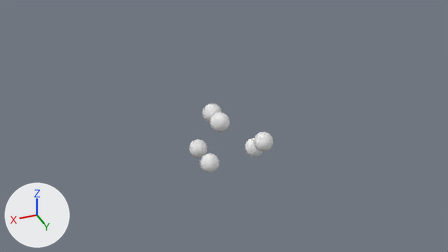
Renders of the Blender file BlenderVisualizations/dustAnimatorBPCA.blend from each side of a commit.
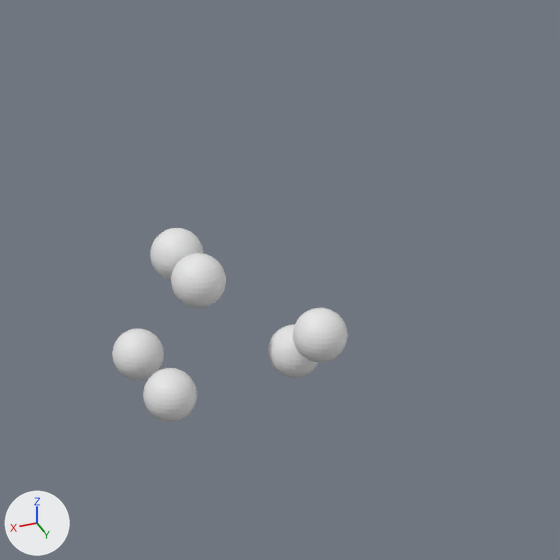
Old and new are each drawn from the file's camera 'Camera' and again close up on the part from 33% to 78% of the width and 9% to 88% of the height. The axes (+X, +Y, +Z) are drawn at lower left. The lights are the same throughout.

The older version as bpy lines, for what is in view:
```python
me_sphere = bpy.data.meshes.new('Sphere')
me_sphere.from_pydata(...)  # a UV sphere (32 segments, 16 rings, poles along z) spanning x -1.0..1.0, y -1.0..1.0, z -1.0..1.0
ob_mball_0 = bpy.data.objects.new('Mball.0', me_sphere)
ob_mball_0.location = (1.16, 0.4, 1.07)
ob_mball_1 = bpy.data.objects.new('Mball.1', me_sphere)
ob_mball_1.location = (1.16, -1.8, 1.07)
ob_mball_2 = bpy.data.objects.new('Mball.2', me_sphere)
ob_mball_2.location = (-2.32, 1.4, -2.13)
ob_mball_4 = bpy.data.objects.new('Mball.4', me_sphere)
ob_mball_4.location = (-2.66, 2.81, -0.74)
ob_mball_5 = bpy.data.objects.new('Mball.5', me_sphere)
ob_mball_5.location = (2.5, 0.92, -3.24)
ob_mball_6 = bpy.data.objects.new('Mball.6', me_sphere)
ob_mball_6.location = (2.59, -2.36, -3.3)
```
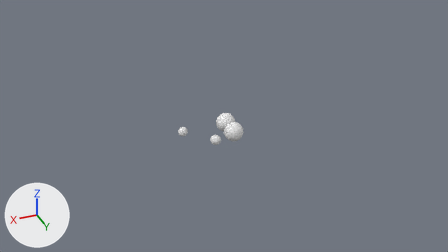
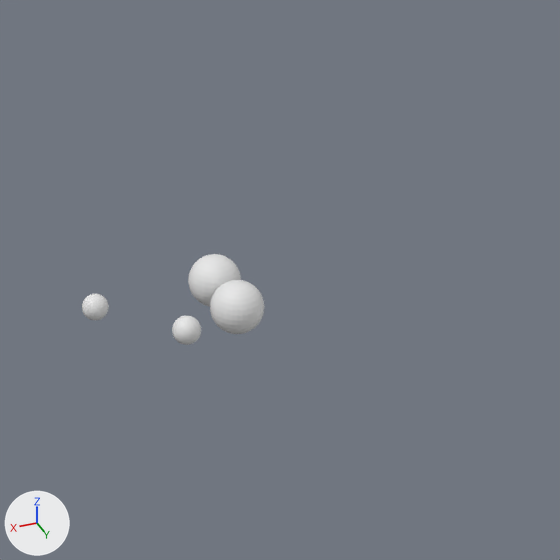
Location of each change, [x1, y1, x2, y2] in pixels of the close-ups (560 x 560 px):
'Mball.0', moved: before [171, 253, 226, 308]; after [210, 280, 264, 334]
'Mball.1', moved: before [150, 228, 203, 280]; after [188, 254, 241, 306]
'Mball.4', moved, rescaled (50% narrower, 51% shorter): before [293, 308, 348, 362]; after [82, 294, 109, 320]
'Mball.5', deleted: before [143, 368, 197, 422]
'Mball.2', moved, rescaled (42% narrower, 44% shorter): before [268, 325, 319, 378]; after [172, 316, 201, 345]
'Mball.6', deleted: before [112, 328, 164, 380]

What the commit changed:
Object 'Mball.0' (ob_mball_0) moves from (1.16, 0.4, 1.07) to (-0.18, 0.87, -0.07).
Object 'Mball.1' (ob_mball_1) moves from (1.16, -1.8, 1.07) to (-0.18, -1.33, -0.07).
Object 'Mball.2' (ob_mball_2) moves from (-2.32, 1.4, -2.13) to (2.9, 3.69, 1.14).
Object 'Mball.2' (ob_mball_2) is rescaled from (1.0, 1.0, 1.0) to (0.5, 0.5, 0.5).
Object 'Mball.4' (ob_mball_4) moves from (-2.66, 2.81, -0.74) to (4.43, -1.81, -0.53).
Object 'Mball.4' (ob_mball_4) is rescaled from (1.0, 1.0, 1.0) to (0.5, 0.5, 0.5).
Object 'Mball.5' (ob_mball_5) is deleted.
Object 'Mball.6' (ob_mball_6) is deleted.
